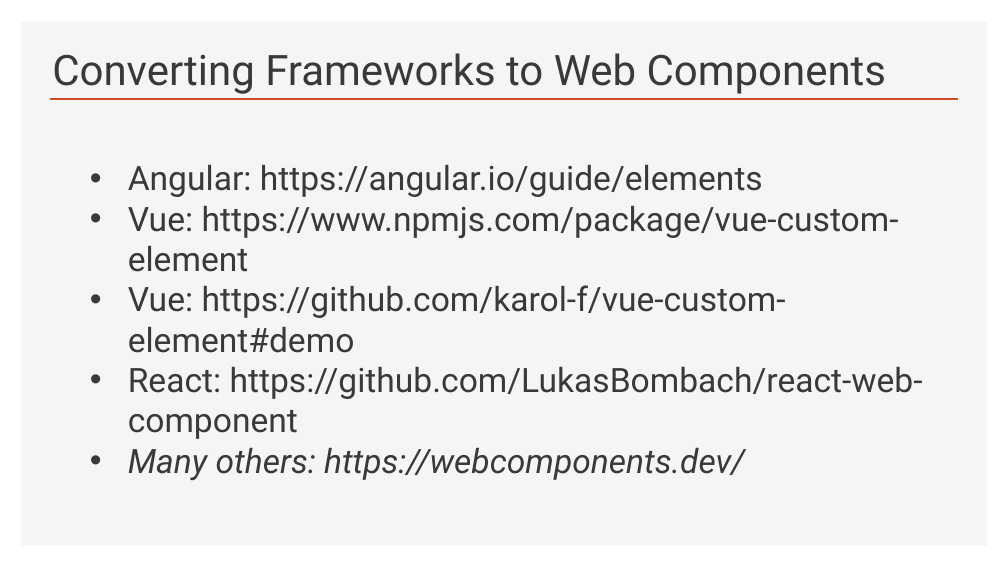
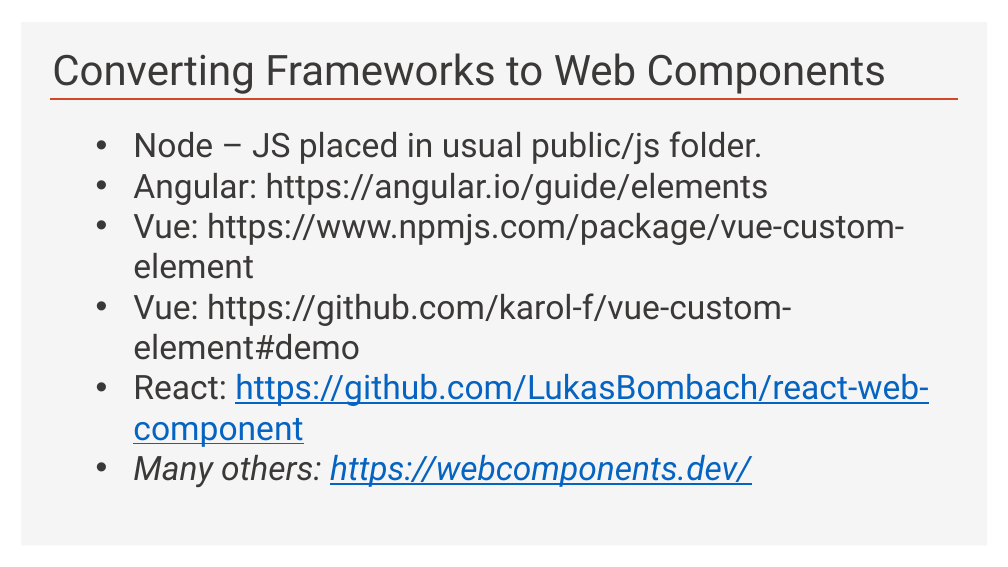
Before and after one commit to Python-Test-Engineer/web-components-v1, a slide deck: slide 47 of SLIDES/ndc-web-components.pptx. Drawn at 1008x567 pixels with LibreOffice and Linux fonts; fonts in the diff are those of the drawing. Boxes give left, top, right and bottom in pixels: in the first picture for what was removed or moved away, otherwise in the second. Text is boxed around its words. In the diff, an @@ line names an element or a change of style, - is before the commit and + after.

```diff
--- a/SLIDES/ndc-web-components.pptx
+++ b/SLIDES/ndc-web-components.pptx
@@ text "Node – JS placed in ...": place and size @@
-text "Node – JS placed in ..." at (128,165,923,481)
+text "Node – JS placed in ..." at (133,131,928,487)
@@ text at (133,131,763,164): paragraph added @@
+  • Node – JS placed in usual public/js folder.
@@ text at (133,373,928,487): text colour #3B3838 to #0563C1, underline on in "https://github.com/LukasBombach/react-web-component", "https://webcomponents.dev/" @@
```
Also in this commit, not shown: 18 other files.
